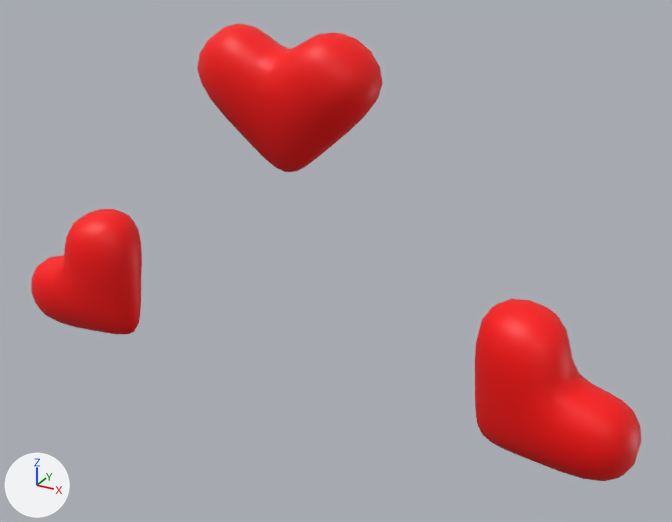
An edit to the glTF model SummerProject/app/src/main/assets/Animations/HeartAnimation.glb, drawn before and after from the same camera.
Camera for both pictures: a 50 mm camera at (9.53, -15.3, 10.22) aimed at (1.01, 0.19, 2.47). The lights are fixed; the arrows at lower left show +X, +Y and +Z.

Names of what the first picture shows: '立方体', '立方体.001', '立方体.002'.
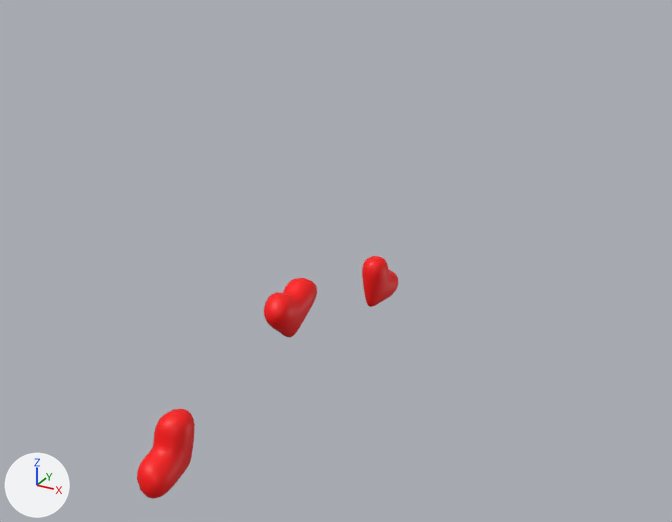
Location of each change, [x1, y1, x2, y2] in pixels of the pictures (672 x 522 px):
'立方体', moved, turned, rescaled
    before: [475, 299, 641, 481]
    after: [137, 409, 195, 499]
'立方体.002', moved, turned, rescaled
    before: [197, 24, 383, 172]
    after: [362, 256, 398, 307]
'立方体.001', moved, turned, rescaled
    before: [31, 209, 142, 334]
    after: [264, 278, 317, 337]

What changed in the scene script:
```text
Change ob_立方体:
    ob_立方体.location: (5.0, 0.0, 0.0) -> (0.0, -4.0, -0.17)
    ob_立方体.rotation_euler: (0.0, 0.0, 0.0) -> (0.0, 0.0, -1.571)  # degrees (0, 0, 0) -> degrees (0, 0, -90)
    ob_立方体.scale: (1.0, 1.0, 1.0) -> (0.423, 0.423, 0.423)
Change ob_立方体_001:
    ob_立方体_001.location: (-5.0, 0.0, 0.0) -> (0.0, 0.0, 0.83)
    ob_立方体_001.rotation_euler: (0.0, -1.571, 0.0) -> (0.0, -0.785, -1.571)  # degrees (0, -90, 0) -> degrees (0, -45, -90)
    ob_立方体_001.scale: (1.0, 1.0, 1.0) -> (0.423, 0.423, 0.423)
Change ob_立方体_002:
    ob_立方体_002.location: (0.0, 0.0, 5.0) -> (0.0, 4.0, -0.17)
    ob_立方体_002.rotation_euler: (0.0, -0.785, 0.0) -> (-1.571, -1.571, 0.0)  # degrees (0, -45, 0) -> degrees (-90, -90, 0)
    ob_立方体_002.scale: (1.0, 1.0, 1.0) -> (0.423, 0.423, 0.423)
```
